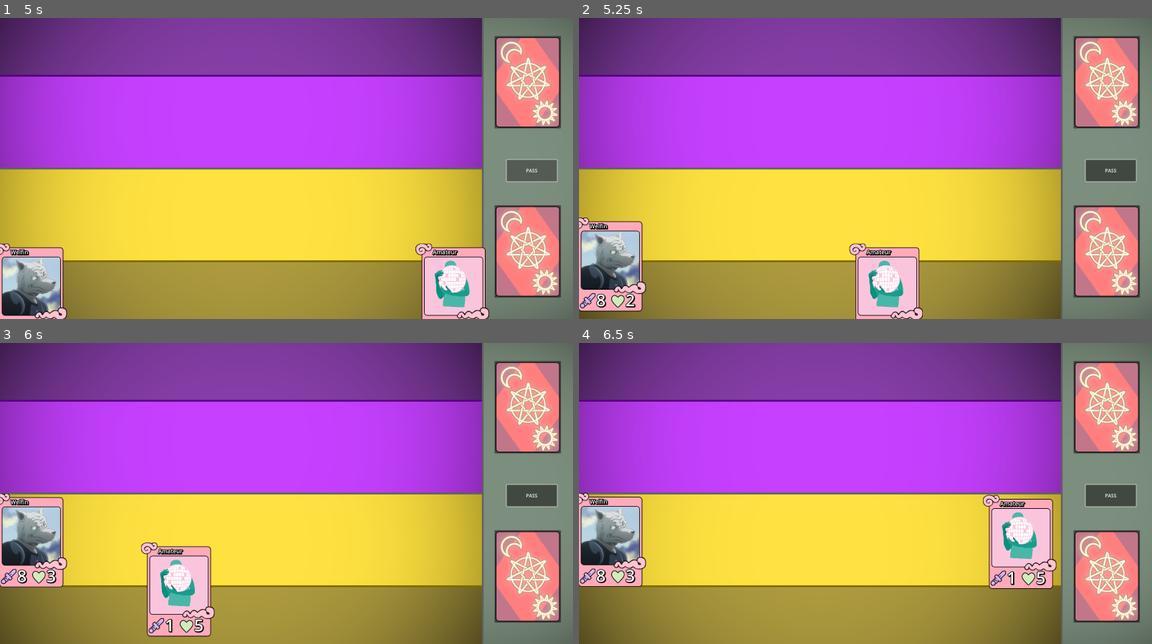
Above: before the commit, frames 1-4 (two rows, left to right).
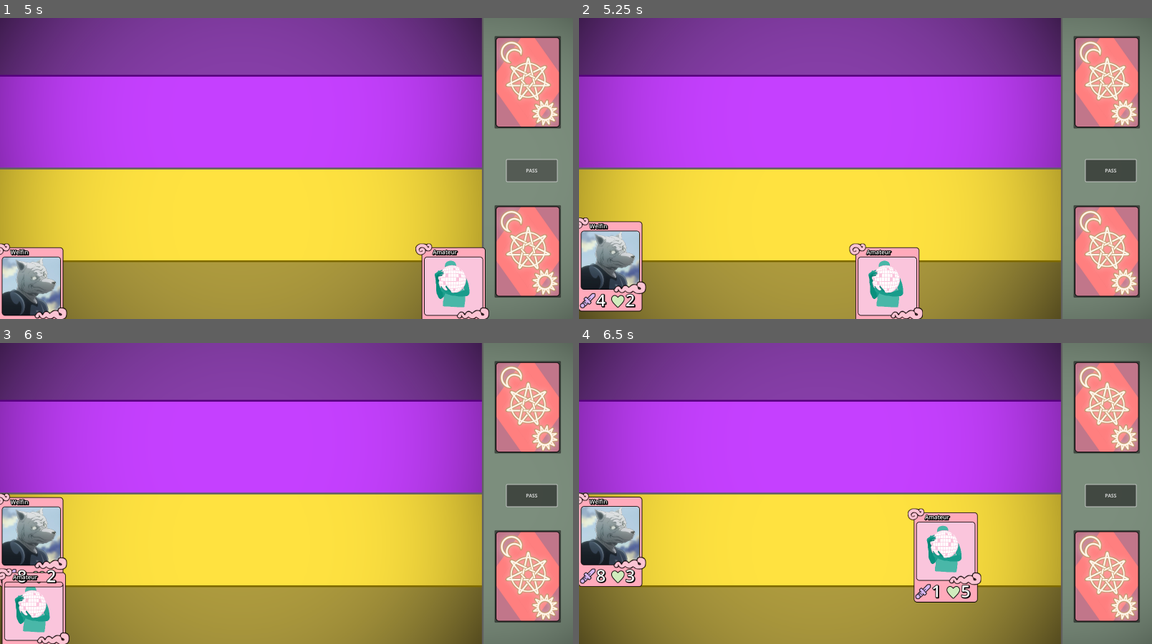
Above: after the commit, the same moments.

Repository: jhanchek/Godot-Card-Demo
Game: Godot game, scene res://level.tscn
Two runs of this game, one before a commit and one after it. Both use one fixed random seed, a clock stepped at 60 frames per second and the inputs below.
Inputs (mouse positions are in pixels of both pictures, inside the frame that each line leads up to):
- Up to frame 1 (5 s): click (527, 252) at 0.52 s; click "PASS" at 1.25 s; click (527, 252) at 2.02 s; click "PASS" at 2.75 s; click (527, 252) at 3.52 s; click "PASS" at 4.25 s
- Up to frame 2 (5.25 s): tap Enter at 5 s; move the mouse to (607, 291) at 5.02 s; click (607, 291) at 5.17 s
- Up to frame 3 (6 s): move the mouse to (45, 616) at 5.77 s; click (45, 616) at 5.92 s
- Up to frame 4 (6.5 s): no input

Frame 1 is identical in both runs. In frame 2, less than 0.1% of the frame differs, in the area x 2-5%, y 91-97%; in frame 3, 6.0%; in frame 4, 6.9%, in the area x 57-84%, y 50-87%.

Commit message:
Add action queues
Add action queue and fast queue, changes some functions to be executed by queue.

Diff:
--- a/CardFunctions.gd
+++ b/CardFunctions.gd
@@ -58,7 +58,8 @@
 	template.set_hp_num(hp)
 
 func burn_self(p):
-	take_damage(1)
+	#take_damage(1)
+	get_node("/root/GameManager").queue_fast_action(take_damage.bind(1))
 
 func disconnect_myself():
 	var connections = get_incoming_connections()
--- a/GameManager.gd
+++ b/GameManager.gd
@@ -10,17 +10,25 @@
 var cached_card = null
 var opp_cached_card = null
 
+var action_queue = []
+var fast_queue = []
+var act_cooldown = false
+
+var all_card_data = []
+
 # Called when the node enters the scene tree for the first time.
 func _ready():
 	var file = FileAccess.open("res://cardStats.csv", FileAccess.READ)
-	print(file.get_as_text())
-	print(file.get_csv_line())
-	print(file.get_csv_line())
+	while !file.eof_reached():
+		all_card_data.append(file.get_csv_line())
+	print(all_card_data)
+	print(all_card_data[2])
 	file.close()
 
 # Called every frame. 'delta' is the elapsed time since the previous frame.
 func _process(delta):
-	pass
+	if !act_cooldown:
+		process_action()
 
 func is_my_turn(player):
 	return current_player == player
@@ -55,6 +63,15 @@
 		#print("ACTIVATED")
 		card.do_effect(c)
 
+
+# NOTE Passing turn should be queued. I can't bind callables to signal connections in the Node tab.
+# By the same logic, clicking the deck should queue the button press as well. WHY:
+# Currently, this works. You draw cards, pass turn, and draw cards. The game checks that it's your turn when you
+# press the deck, and then queues the card draw, even if the opposing player is still drawing.
+# Once passing turn is queued, it will be possible for you to pass, try to draw on your turn, but have your inputs
+# deleted because the turn has not yet passed.
+# However, you likely won't draw directly anyway in the final game, so this may be no big deal.
+# It's okay to have unintended consequences for unintended actions.
 func pass_turn():
 	SignalBus.turn_end.emit(current_player)
 	if current_player == player_one:
@@ -71,6 +88,24 @@
 # If a card is clicked, see if it's in the current player's hand or board.
 # If in hand, see if it can be moved to board.
 # If on board, track it for targetting logic.
-# NOTE should there even be a HAND and BOARD or should all cards just float together?
-# NOTE when a card_move is going to take place, generate all current and new card positions.
-# Then lerp() all cards between old and new positions.
+
+func queue_action(c):
+	action_queue.append(c)
+
+func queue_fast_action(c):
+	fast_queue.append(c)
+
+func process_action():
+	if !fast_queue.is_empty():
+		var action = fast_queue.pop_front()
+		action.call()
+		act_cooldown = true
+		$Timer.start(0.5)
+	elif !action_queue.is_empty():
+		var action = action_queue.pop_front()
+		action.call()
+		act_cooldown = true
+		$Timer.start(0.5)
+
+func _on_timer_timeout():
+	act_cooldown = false
--- a/Great Cobra.gd
+++ b/Great Cobra.gd
@@ -13,7 +13,7 @@
 
 func after_attack(u, t):
 	SignalBus.turn_end.connect(t.burn_self) # This works
-	disconnect_myself()
+	#disconnect_myself()
 	#SignalBus.turn_end.connect(t.take_damage.bind(1)) # TODO does this work?
 	#SignalBus.turn_end.connect(BasicEffects.burn.bind(t)) # This does not work.
 
--- a/Player.gd
+++ b/Player.gd
@@ -42,19 +42,25 @@
 		card.set("global_position", lerp(card.position, card_positions[card], 0.1))
 
 	for card in graveyard:
+		print(card)
 		card.set("global_position", lerp(card.position, Vector2(-200, 610), 0.1))
+		# NOTE some bug exists when you pass under certain conditiions. I assume it's poison tick related.
 
 func _on_button_pressed():
 	if !deck_list.is_empty() and len(hand) < max_hand_size and game_manager.is_my_turn(self):
-		var top_card = deck_list.pop_at(0)
-		var loaded_card = load("res://" + top_card + ".tscn")
-		var new_card = loaded_card.instantiate()
-		add_child(new_card)
-		hand.append(new_card)
-		new_card.set("global_position", Vector2(deck_sprite_x + 155, deck_sprite_y + 100))
-		new_card.set_player(self)
+		#draw_card()
+		game_manager.queue_action(draw_card)
 
-		set_new_card_positions()
+func draw_card():
+	var top_card = deck_list.pop_at(0)
+	var loaded_card = load("res://" + top_card + ".tscn")
+	var new_card = loaded_card.instantiate()
+	add_child(new_card)
+	hand.append(new_card)
+	new_card.set("global_position", Vector2(deck_sprite_x + 155, deck_sprite_y + 100))
+	new_card.set_player(self)
+
+	set_new_card_positions()
 
 func set_new_card_positions():
 	card_positions.clear()
@@ -81,7 +87,8 @@
 	if hand.has(card) and game_manager.is_my_turn(self):
 		game_manager.target_deselect()
 		if len(board) < max_board_size:
-			put_into_play(card)
+			#put_into_play(card)
+			game_manager.queue_action(put_into_play.bind(card))
 	elif board.has(card):
 		game_manager.targetting_system(card)
 
@@ -90,7 +97,8 @@
 	board.append(hand.pop_at(index))
 	set_new_card_positions()
 	if card.has_method("battlecry"):
-		card.battlecry()
+		#card.battlecry()
+		game_manager.queue_fast_action(card.battlecry)
 	GameManager.when_card_is_played(card)
 	if card.has_method("get_list"):
 		GameManager.add_to_list(card, card.get_list())
@@ -101,7 +109,13 @@
 	set_new_card_positions()
 	# TODO remove from list
 	if card.has_method("deathrattle"):
-		card.deathrattle()
+		#card.deathrattle()
+		game_manager.queue_fast_action(card.deathrattle)
+		# NOTE Maybe fast actions just go at the front of the queue instead.
+		# When 3 amateurs take lethal poison damage, they all take dmg before any deathrattles activate.
+		# If you prefer that one dies, activates deathrattle, and heals the others before they die, this should get priority.
+		# Otherwise, current implementation is fine.
+		card.disconnect_myself()
 
 func get_cards_in_hand():
 	return hand
--- a/level.tscn
+++ b/level.tscn
@@ -24,10 +24,12 @@
 script = ExtResource("1_60m4a")
 
 [node name="Player1" parent="." instance=ExtResource("2_084ks")]
+player_name = "Inez"
 deck_sprite_x = 1640
 deck_sprite_y = 622
 
 [node name="Player2" parent="." instance=ExtResource("2_084ks")]
+player_name = "Tony"
 hand_y = 95
 board_y = 346
 deck_sprite_x = 1640
@@ -58,4 +60,9 @@
 offset_bottom = 543.0
 text = "PASS"
 
+[node name="Timer" type="Timer" parent="."]
+wait_time = 0.5
+one_shot = true
+
 [connection signal="pressed" from="Button" to="." method="pass_turn"]
+[connection signal="timeout" from="Timer" to="." method="_on_timer_timeout"]
